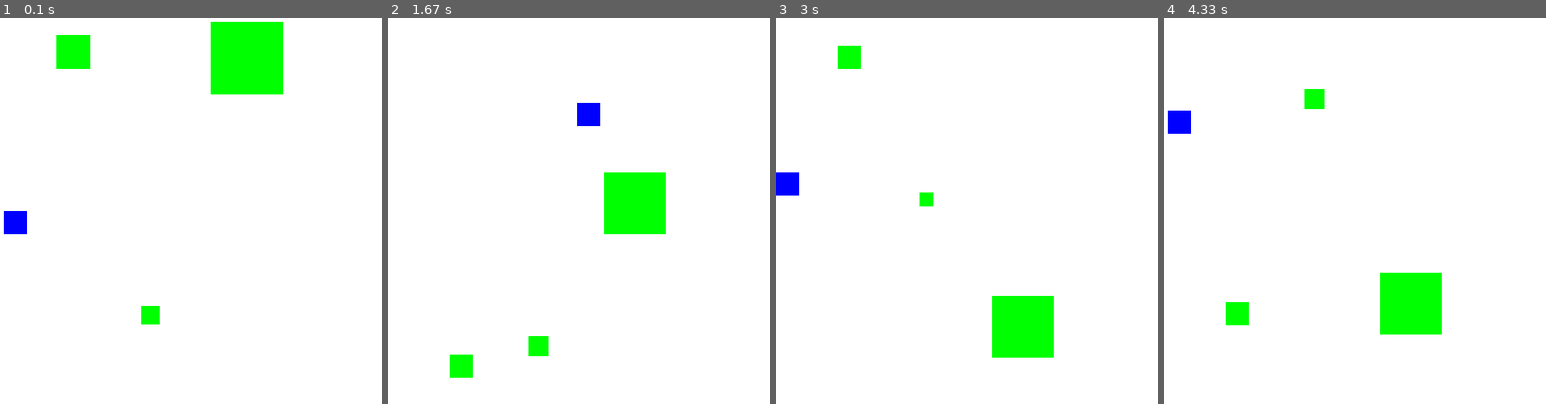
Above: before the commit, frames 1-4 (left to right).
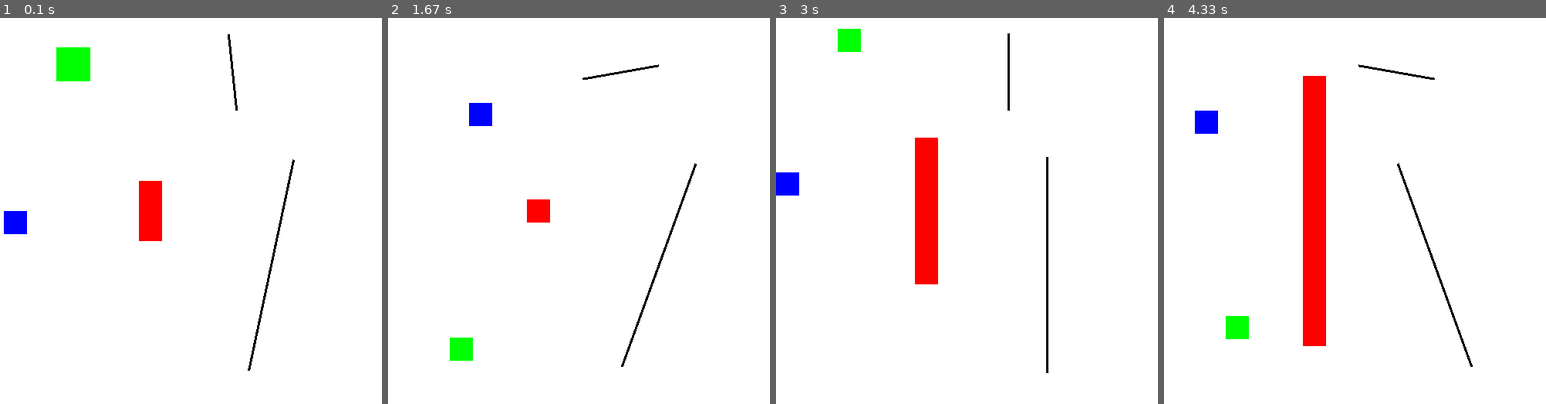
Above: after the commit, the same moments.

Repository: alexlimatds/introducao_pygame
Game: pygame game, started from exemplos_básicos/multiplos_sprites.py
Two runs of this game, one before a commit and one after it. Both use one fixed random seed, a clock stepped at 60 frames per second and the inputs below.
Inputs:
- Up to frame 1 (0.1 s): no input
- Up to frame 2 (1.67 s): hold Right 0.33-0.8 s; hold Up 0.83-1.3 s; hold Right from 1.33 s (still down)
- Up to frame 3 (3 s): release Right at 1.8 s; hold Left 1.83-2.37 s; hold Down 2.4-2.7 s; hold Left from 2.73 s (still down)
- Up to frame 4 (4.33 s): release Left at 3.13 s; hold Up 3.17-3.53 s; hold Right 3.57-4.2 s; hold Down from 4.23 s (still down)

The runs differ from the first frame. In frame 1, 5.7% of the frame differs, in the area x 14-78%, y 1-92%; in frame 2, 4.9%; in frame 3, 5.8%; in frame 4, 8.4%, in the area x 1-81%, y 12-91%.

Commit message:
Atualização de exemplo

Diff:
--- a/exemplos_básicos/multiplos_sprites.py
+++ b/exemplos_básicos/multiplos_sprites.py
@@ -4,7 +4,7 @@
 JANELA_LARGURA = 500
 JANELA_ALTURA = 500
 
-class Inimigo(pygame.sprite.Sprite):
+class InimigoA(pygame.sprite.Sprite):
   # Visualmente, é um quadrado verde que pulsa
   def __init__(self, x, y, dimensao, direcao_inicial, velocidade):
     pygame.sprite.Sprite.__init__(self)
@@ -13,7 +13,6 @@
     self.rect = self.surface_original.get_rect()
     self.rect.topleft = (x, y)
     # variáveis para controle de movimento
-    self.direcao_inicial = direcao_inicial
     self.velocidade = velocidade
     # variáveis para controle de pulso
     self.dimensao_max = dimensao
@@ -23,24 +22,69 @@
   def update(self):
     self.image.fill("green")
     # movimentação
-    if self.direcao_inicial >= 0: # subindo
-      self.rect.y -= self.velocidade
-      if self.rect.y < 0:
+    self.rect.y += self.velocidade
+    if self.rect.y < 0:
         self.rect.y = 0
-        self.direcao_inicial = -1
-    else: # descendo
-      self.rect.bottom += self.velocidade
-      if self.rect.bottom > JANELA_ALTURA:
+        self.velocidade *= -1
+    if self.rect.bottom > JANELA_ALTURA:
         self.rect.bottom = JANELA_ALTURA
-        self.direcao_inicial = 1
-    # pulso
+        self.velocidade *= -1
+    # pulso: dimensões aumentam ou diminuiem em 1 pixel
     d = self.rect.width + self.crescimento
     self.image = pygame.transform.scale(self.surface_original, (d, d))
     self.rect = self.image.get_rect(center=self.rect.center)
-    if d >= self.dimensao_max:
+    if d >= self.dimensao_max or d <= self.dimensao_min:
       self.crescimento = self.crescimento * -1
-    elif d <= self.dimensao_min:
-      self.crescimento = self.crescimento * -1
+
+class InimigoB(pygame.sprite.Sprite):
+  # Visualmente, é um quadrado vermelho cuja dimensão
+  # vertical varia
+  def __init__(self, x, y, velocidade):
+    pygame.sprite.Sprite.__init__(self)
+    self.surface_original = pygame.Surface([30, 30])
+    self.image = self.surface_original
+    self.rect = self.surface_original.get_rect()
+    self.rect.topleft = (x, y)
+    # variáveis para controle da alteração de tamanho
+    self.velocidade = velocidade
+    self.dimensao_max = JANELA_ALTURA * 0.85
+    self.dimensao_min = 30
+
+  def update(self):
+    self.image.fill("red")
+    # crescimento/diminuição
+    d = self.rect.height + self.velocidade
+    self.image = pygame.transform.scale(
+      self.surface_original,
+      (self.rect.width, d)
+    )
+    self.rect = self.image.get_rect(center=self.rect.center)
+    if d >= self.dimensao_max or d <= self.dimensao_min:
+      self.velocidade *= -1
+
+class InimigoC(pygame.sprite.Sprite):
+  # Visualmente, é uma barra preta que gira
+  def __init__(self, x, y, tamanho, velocidade):
+    pygame.sprite.Sprite.__init__(self)
+    self.surface_original = pygame.Surface((3, tamanho), pygame.SRCALPHA)
+    rect_barra = pygame.Rect(0, 0, 3, tamanho)
+    pygame.draw.rect(self.surface_original, "black", rect_barra)
+    #self.surface_original.fill("black")
+    self.image = self.surface_original
+    self.rect = self.surface_original.get_rect()
+    self.rect.topleft = (x, y)
+    # variáveis para controle do girto
+    self.velocidade = velocidade
+    self.angulo = 0
+
+  def update(self):
+    # giro
+    self.angulo += self.velocidade
+    self.image = pygame.transform.rotate(
+      self.surface_original,
+      self.angulo
+    )
+    self.rect = self.image.get_rect(center=self.rect.center)
 
 class Personagem(pygame.sprite.Sprite):
   # Visualmente, é um quadrado azul
@@ -91,13 +135,16 @@
 todos_sprites.add(personagem)
 # inimigos
 inimigos = pygame.sprite.Group()
-inimigo = Inimigo(70, 5, 50, 1, 5) # inimigo 1
+inimigo = InimigoA(70, 5, 50, 1, 5) # inimigo 1
 todos_sprites.add(inimigo)
 inimigos.add(inimigo)
-inimigo = Inimigo(180, JANELA_ALTURA - 30, 30, -1, 20) # inimigo 2
+inimigo = InimigoB(180, JANELA_ALTURA / 2 - 15, 8) # inimigo 2
 todos_sprites.add(inimigo)
 inimigos.add(inimigo)
-inimigo = Inimigo(270, 5, 100, 1, 2) # inimigo 3
+inimigo = InimigoC(300, 20, 100, 1) # inimigo 3
+todos_sprites.add(inimigo)
+inimigos.add(inimigo)
+inimigo = InimigoC(350, 180, 280, -2) # inimigo 4
 todos_sprites.add(inimigo)
 inimigos.add(inimigo)
 
